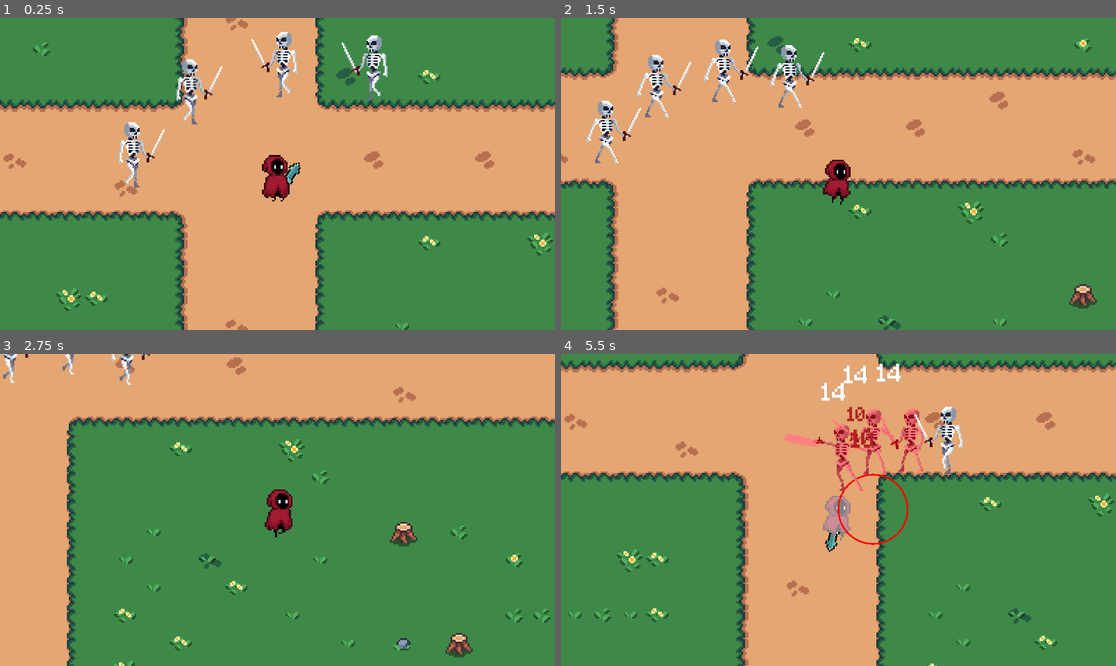
Above: before the commit, frames 1-4 (two rows, left to right).
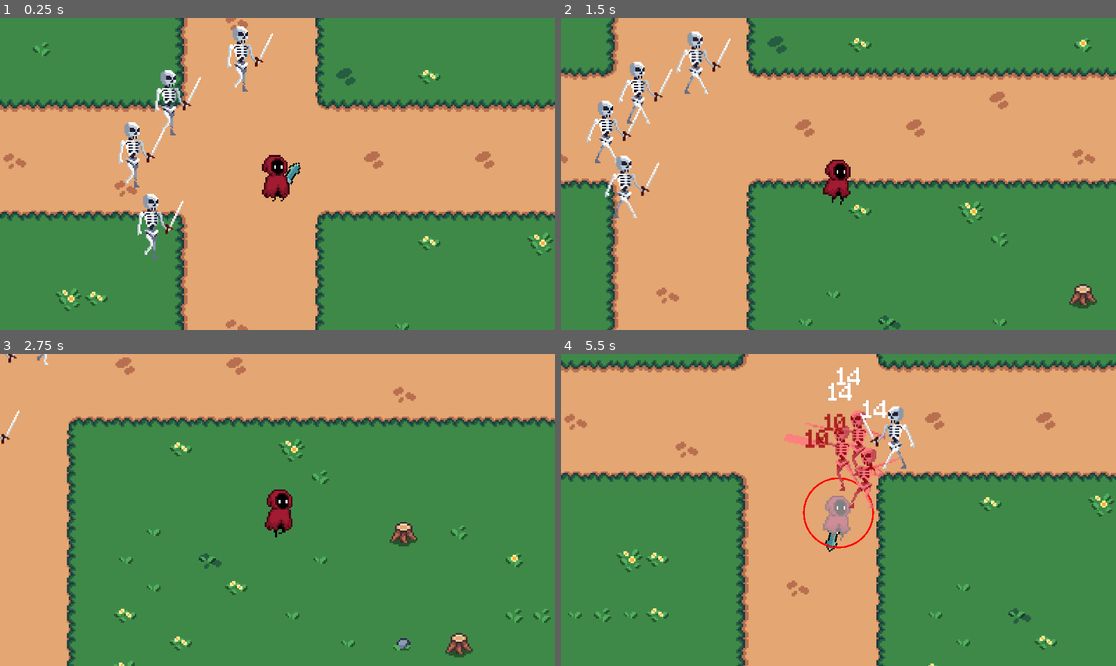
Above: after the commit, the same moments.

Repository: Jerga99/godot-2d-game-course
Game: Godot game, scene res://scenes/play_scene.tscn
Same seed, same stepped clock (60 frames per second), same inputs: the game is played once before the commit and once after it.
Inputs (mouse positions are in pixels of both pictures, inside the frame that each line leads up to):
- Up to frame 1 (0.25 s): no input
- Up to frame 2 (1.5 s): move the mouse to (960, 158) at 0.52 s; hold D (right) 0.53-1.28 s; tap 1 (ability_1) at 0.6 s; move the mouse to (727, 189) at 1.27 s; hold S (down) from 1.28 s (still down); tap 2 (ability_2) at 1.35 s
- Up to frame 3 (2.75 s): move the mouse to (333, 441) at 2.02 s; release S (down) at 2.03 s; hold D (right) from 2.03 s (still down); tap 3 (ability_3) at 2.1 s
- Up to frame 4 (5.5 s): move the mouse to (810, 572) at 2.77 s; release D (right) at 2.78 s; hold W (up) 2.78-3.53 s; tap one key every 0.75 s from 2.85 s: 1 (ability_1) 2 (ability_2) 3 (ability_3) 1 (ability_1); move the mouse to (1005, 556) at 3.52 s; hold A (left) 3.53-5.03 s; move the mouse to (672, 463) at 4.27 s; move the mouse to (866, 510) at 5.02 s; hold S (down) from 5.03 s (still down)

The runs differ from the first frame. In frame 1, 3.0% of the frame differs, in the area x 24-70%, y 2-78%; in frame 2, 3.0%; in frame 3, 0.5%; in frame 4, 3.8%, in the area x 43-73%, y 3-63%.

Commit message:
Use of dot product

Diff:
--- a/scenes/play_scene.tscn
+++ b/scenes/play_scene.tscn
@@ -149,16 +149,12 @@
 
 [node name="Skeleton" parent="." instance=ExtResource("6_da3qe")]
 position = Vector2(-86, -19)
-max_health = 30.0
 
 [node name="Skeleton2" parent="." instance=ExtResource("6_da3qe")]
-position = Vector2(-51, -58)
-max_health = 30.0
+position = Vector2(-64, -51)
 
 [node name="Skeleton3" parent="." instance=ExtResource("6_da3qe")]
-position = Vector2(0.999996, -75)
-max_health = 30.0
+position = Vector2(-75, 25)
 
 [node name="Skeleton4" parent="." instance=ExtResource("6_da3qe")]
-position = Vector2(56, -72)
-max_health = 30.0
+position = Vector2(-20, -78)
--- a/scripts/ability/component/ability_get_targets.gd
+++ b/scripts/ability/component/ability_get_targets.gd
@@ -13,16 +13,15 @@
 	shape.radius = radius
 
 	var mouse_pos = get_viewport().get_camera_2d().get_global_mouse_position()
-	var dir_to_mouse = (mouse_pos - caster.position).normalized() * radius
+	var dir_to_mouse = (mouse_pos - caster.position).normalized()
 
 	var query = PhysicsShapeQueryParameters2D.new()
 	query.shape = shape
-	query.transform.origin = caster.position + dir_to_mouse
+	query.transform.origin = caster.position
 	query.collide_with_areas = true
 
 	var line = create_debug_circle(radius)
 	caster.add_child(line)
-	line.position += dir_to_mouse
 
 	var space_state = caster.get_world_2d().direct_space_state
 	var results = space_state.intersect_shape(query)
@@ -34,7 +33,13 @@
 			var parent = collider.get_parent()
 
 			if parent is Entity:
-				targets.push_back(parent)
+				var to_target = (parent.position - caster.position).normalized()
+				var dot = dir_to_mouse.dot(to_target)
+				var fov = deg_to_rad(180)
+
+				if dot > cos(fov / 2):
+					targets.push_back(parent)
+
 
 	call_deferred("destroy_line", line, 0.2)
 	return targets
